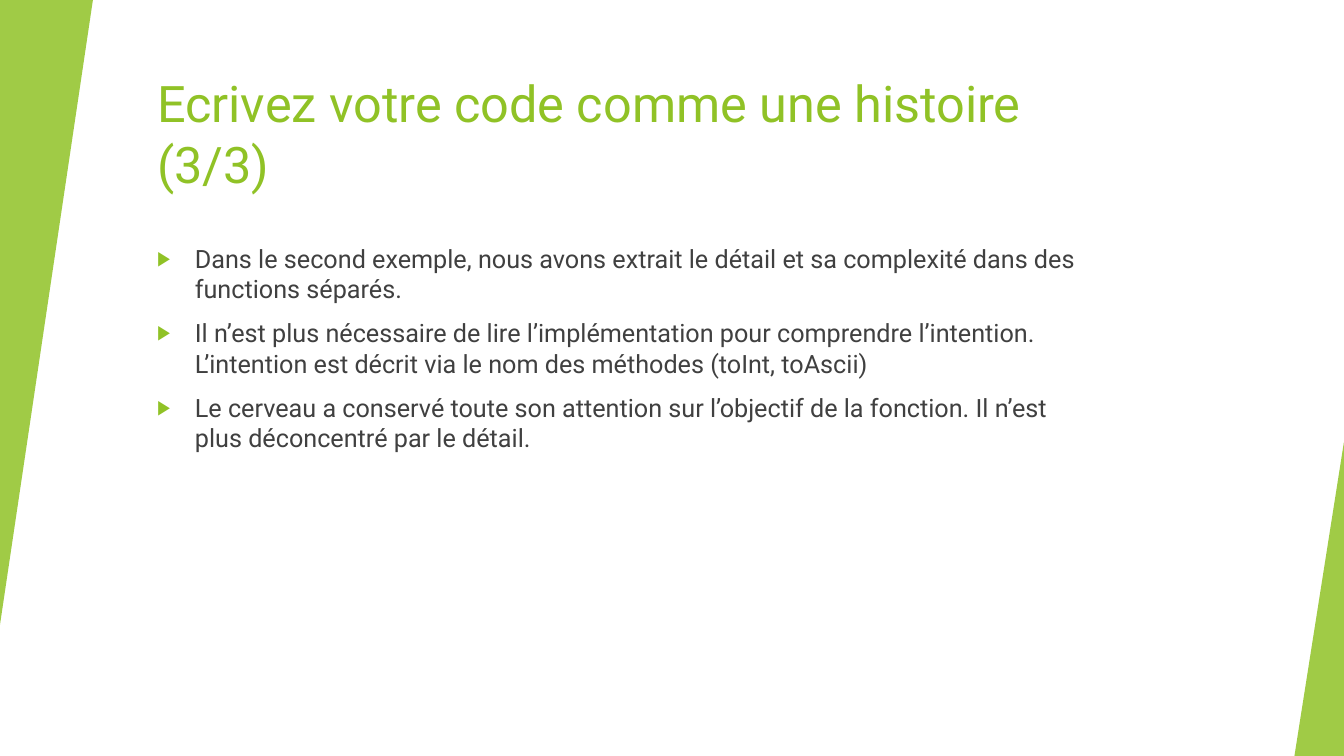
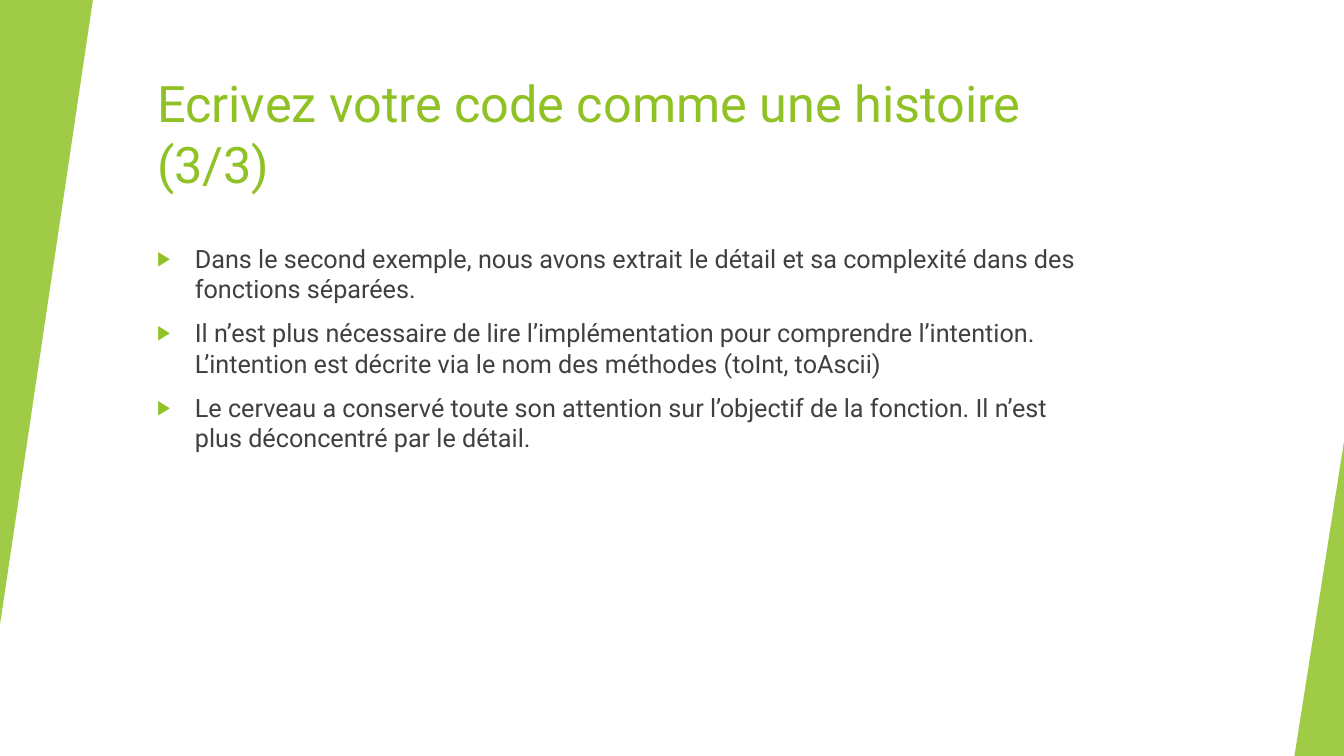
Before and after one commit to worming004/SimpleIsNotEasy, a slide deck: slide 15 of PPT/Easy != Simple.pptx. Drawn at 1344x756 pixels with LibreOffice and Linux fonts; fonts in the diff are those of the drawing. Boxes give left, top, right and bottom in pixels: in the first picture for what was removed or moved away, otherwise in the second. Text is boxed around its words. In the diff, an @@ line names an element or a change of style, - is before the commit and + after.

```diff
--- a/PPT/Easy != Simple.pptx
+++ b/PPT/Easy != Simple.pptx
@@ text at (x1=195, y1=249, x2=1075, y2=379): text changed @@
-▶ Dans le second exemple, nous avons extrait le détail et sa complexité dans des functions séparés.
-▶ Il n’est plus nécessaire de lire l’implémentation pour comprendre l’intention. L’intention est décrit via le nom des méthodes (toInt, toAscii)
+▶ Dans le second exemple, nous avons extrait le détail et sa complexité dans des fonctions séparées.
+▶ Il n’est plus nécessaire de lire l’implémentation pour comprendre l’intention. L’intention est décrite via le nom des méthodes (toInt, toAscii)
```
Also in this commit, not shown: 16 other slides changed.
